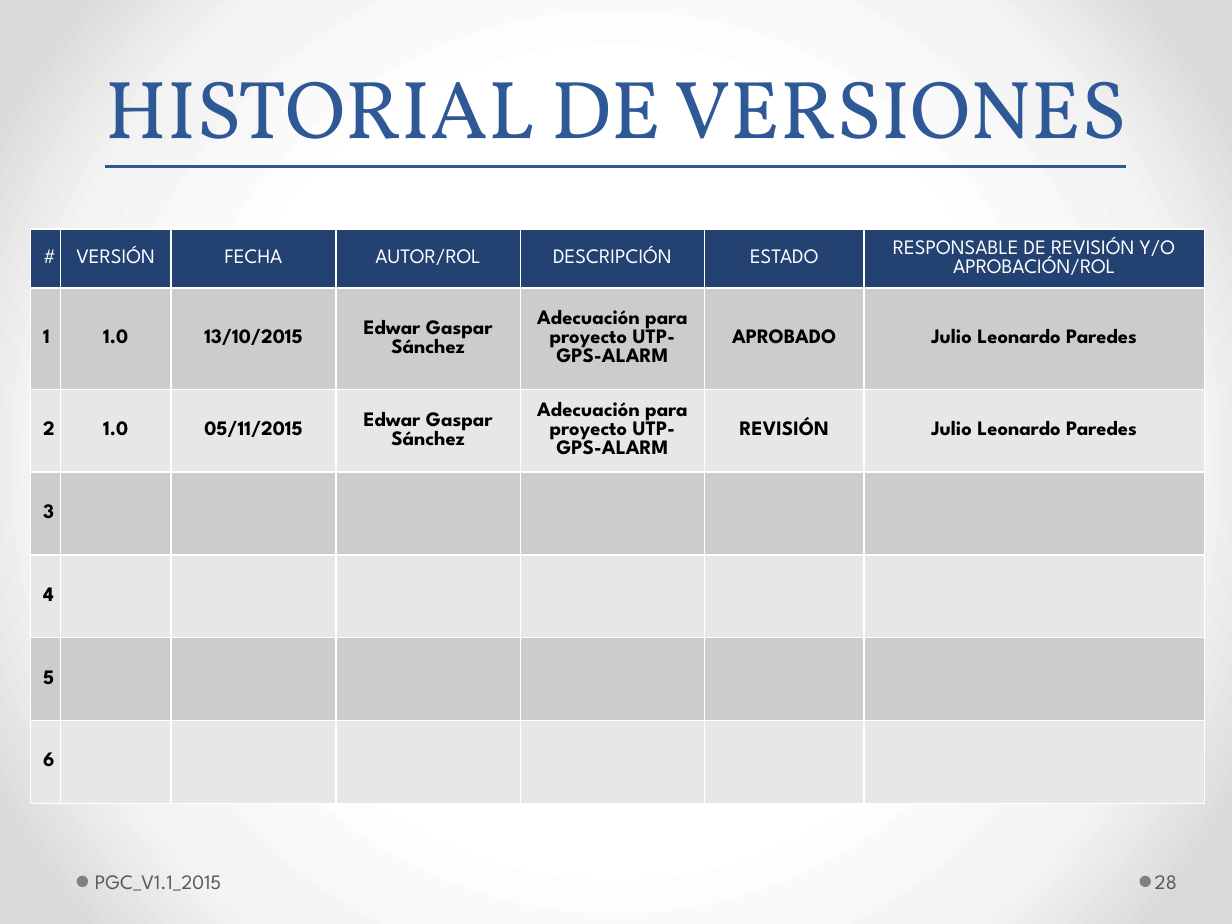
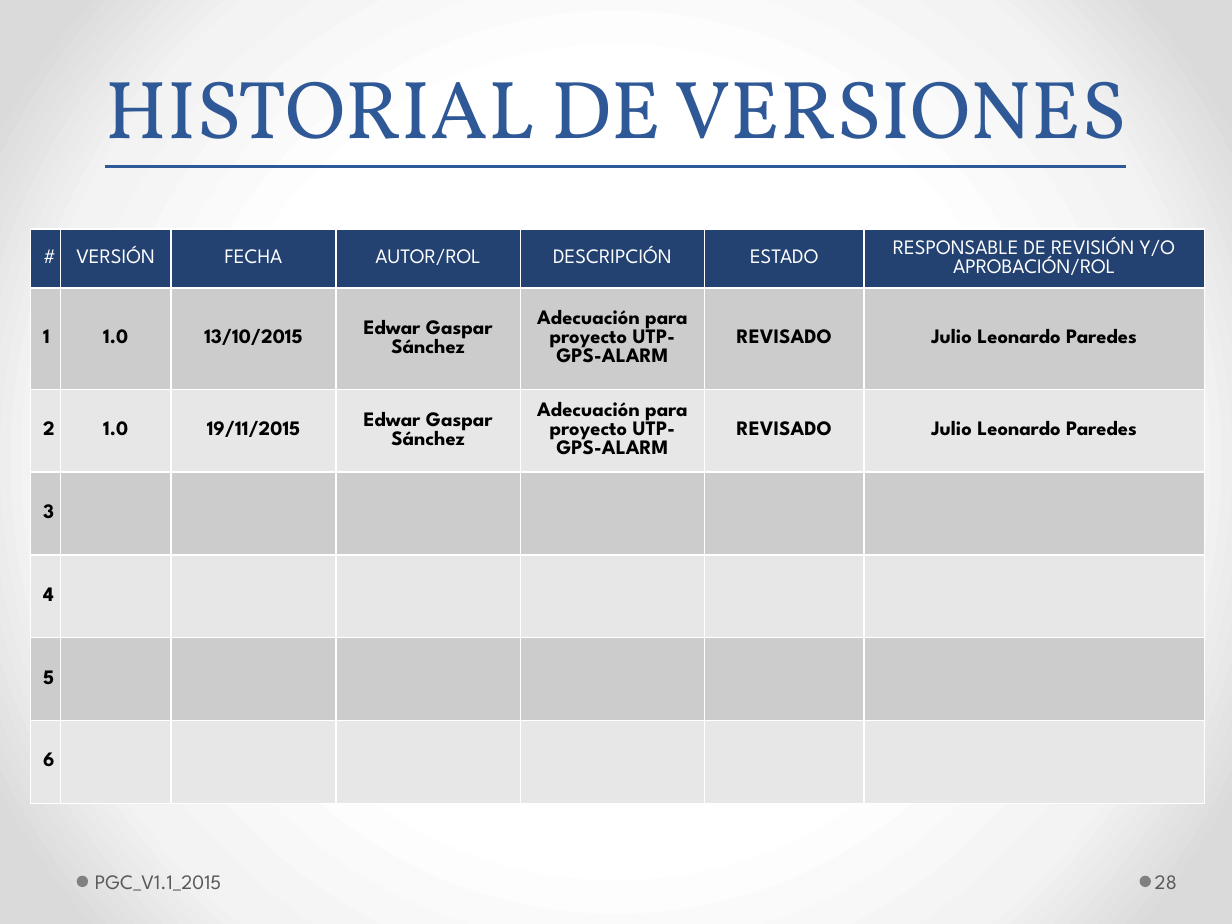
Before and after one commit to lowrider80/UTP-GPS-ALARM, a slide deck: slide 28 of Area_de_Proceso-CM/PGC/PGC_V1.1_2015.pptx. Drawn at 1232x924 pixels with LibreOffice and Linux fonts; fonts in the diff are those of the drawing. Boxes give left, top, right and bottom in pixels: in the first picture for what was removed or moved away, otherwise in the second. Text is boxed around its words. In the diff, an @@ line names an element or a change of style, - is before the commit and + after.

```diff
--- a/Area_de_Proceso-CM/PGC/PGC_V1.1_2015.pptx
+++ b/Area_de_Proceso-CM/PGC/PGC_V1.1_2015.pptx
@@ table at <box>31,229,1204,809</box> @@
-row 2, column 6: APROBADO
+row 2, column 6: REVISADO
-row 3, column 3: 05/11/2015
+row 3, column 3: 19/11/2015
-row 3, column 6: REVISIÓN
+row 3, column 6: REVISADO
```
Also in this commit, not shown: 25 other slides changed.
